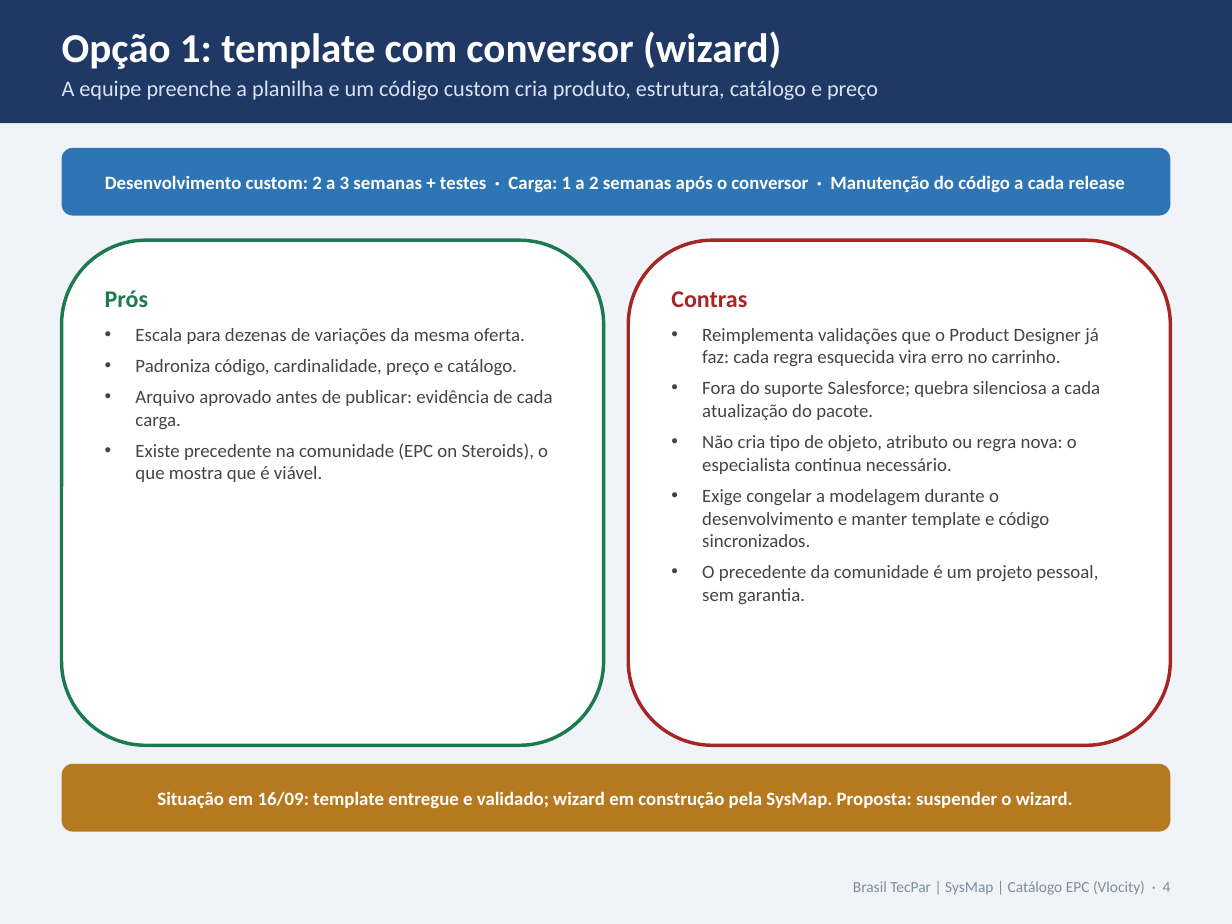
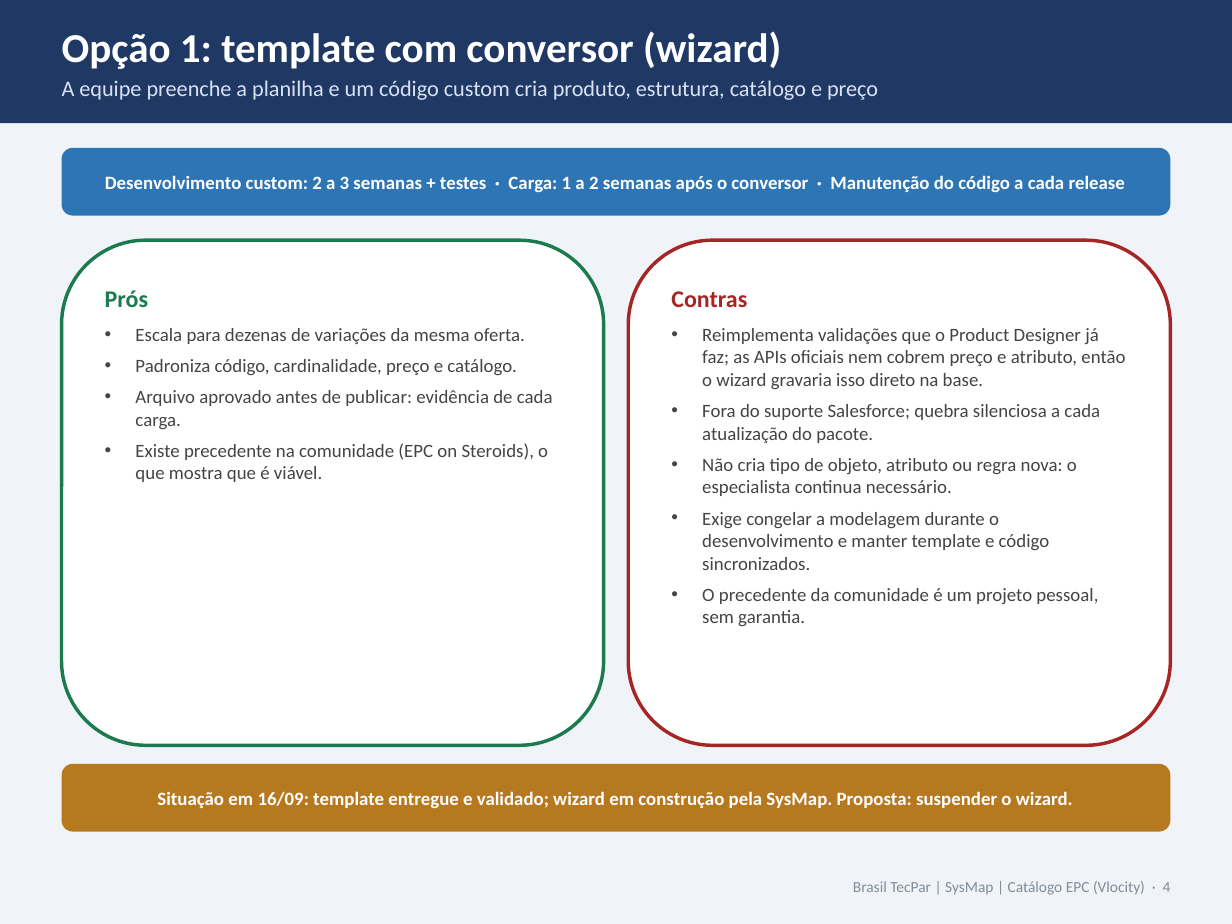
Before and after one commit to Dbelt337/diario-implantacao, a slide deck: slide 4 of docs/deck-catalogo/Catalogo_Carga_e_Manutencao_v2_Rota_Padrao.pptx. Drawn at 1232x924 pixels with LibreOffice and Linux fonts; fonts in the diff are those of the drawing. Boxes give left, top, right and bottom in pixels: in the first picture for what was removed or moved away, otherwise in the second. Text is boxed around its words. In the diff, an @@ line names an element or a change of style, - is before the commit and + after.

```diff
--- a/docs/deck-catalogo/Catalogo_Carga_e_Manutencao_v2_Rota_Padrao.pptx
+++ b/docs/deck-catalogo/Catalogo_Carga_e_Manutencao_v2_Rota_Padrao.pptx
@@ text in rounded rectangle at (x1=702, y1=328, x2=1125, y2=389): text changed @@
-• Reimplementa validações que o Product Designer já faz: cada regra esquecida vira erro no carrinho.
+• Reimplementa validações que o Product Designer já faz; as APIs oficiais nem cobrem preço e atributo, então o wizard gravaria isso direto na base.
```
Also in this commit, not shown: 2 other slides changed, 2 other files.
